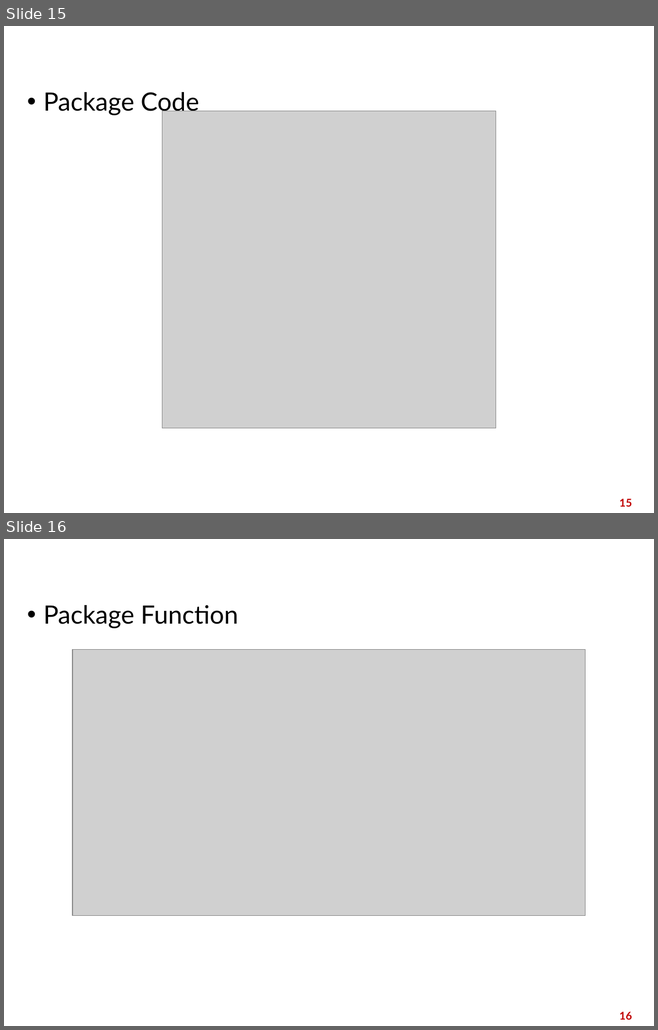
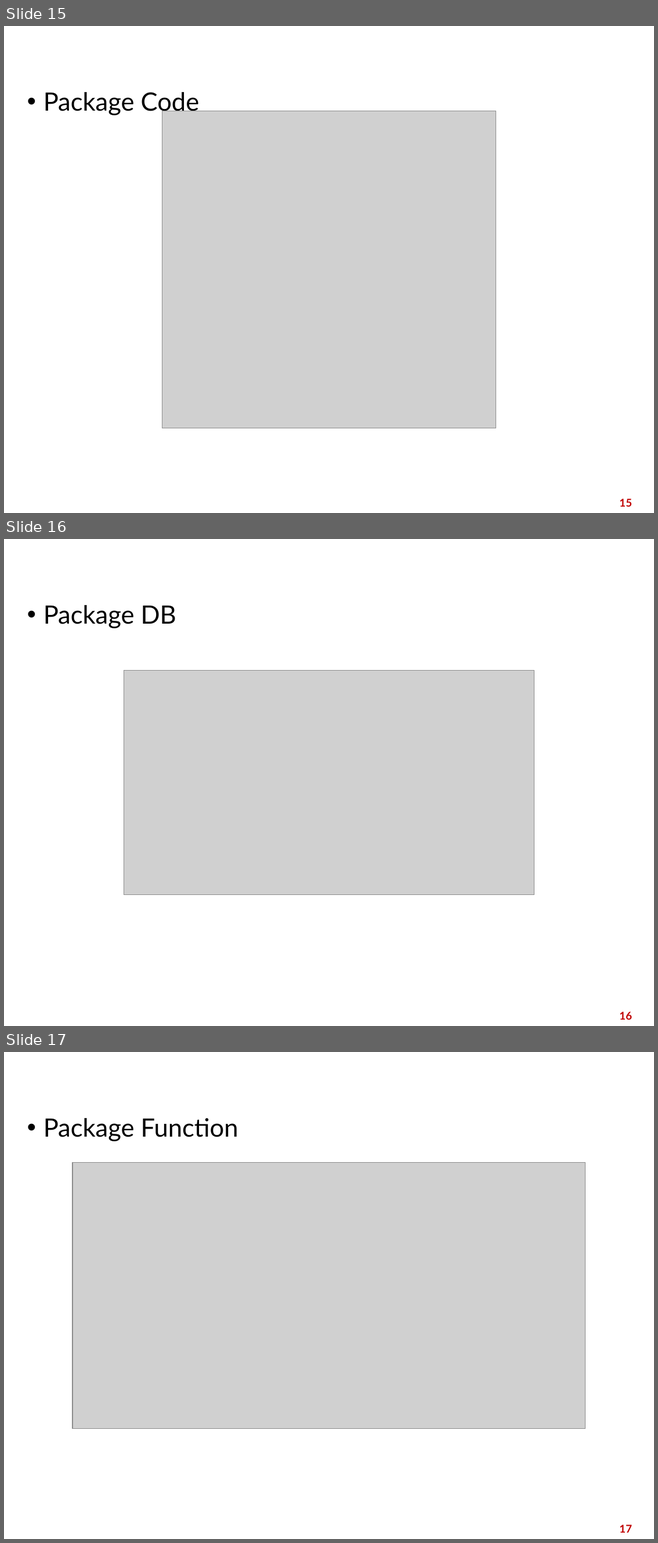
Before and after one commit to trandinhnhatminh1452/OOP, a slide deck: Báo cáo OOP.pptx. Shown one above the other, each under a label of ours: slides 15 and 16 before the commit, slides 15, 16 and 17 after it. The pictures are 658x1030 and 658x1543 pixels, drawn with LibreOffice and Linux fonts; fonts in the diff are those of the drawing; grey boxes stand for pictures; background and template pictures are left out. Boxes give left, top, right and bottom in pixels: in the first picture for what was removed or moved away, otherwise in the second. Text is boxed around its words. In the diff, an @@ line names an element or a change of style, - is before the commit and + after.

```diff
--- a/Báo cáo OOP.pptx
+++ b/Báo cáo OOP.pptx
@@ slide 16 added at box(4, 539, 654, 1026), background picture (left out) @@
@@ text added at box(43, 605, 176, 628), 28 pt, text #000000 @@
+• Package DB
@@ picture added at box(123, 670, 534, 895) @@
@@ page number added at box(619, 1012, 632, 1020), 12 pt, text #C00000, bold @@
+16
@@ what was slide 16 is now slide 17 @@
@@ page number at box(619, 1525, 632, 1533): text changed @@
-16
+17
```
Also in this commit, not shown: 1 other file.
